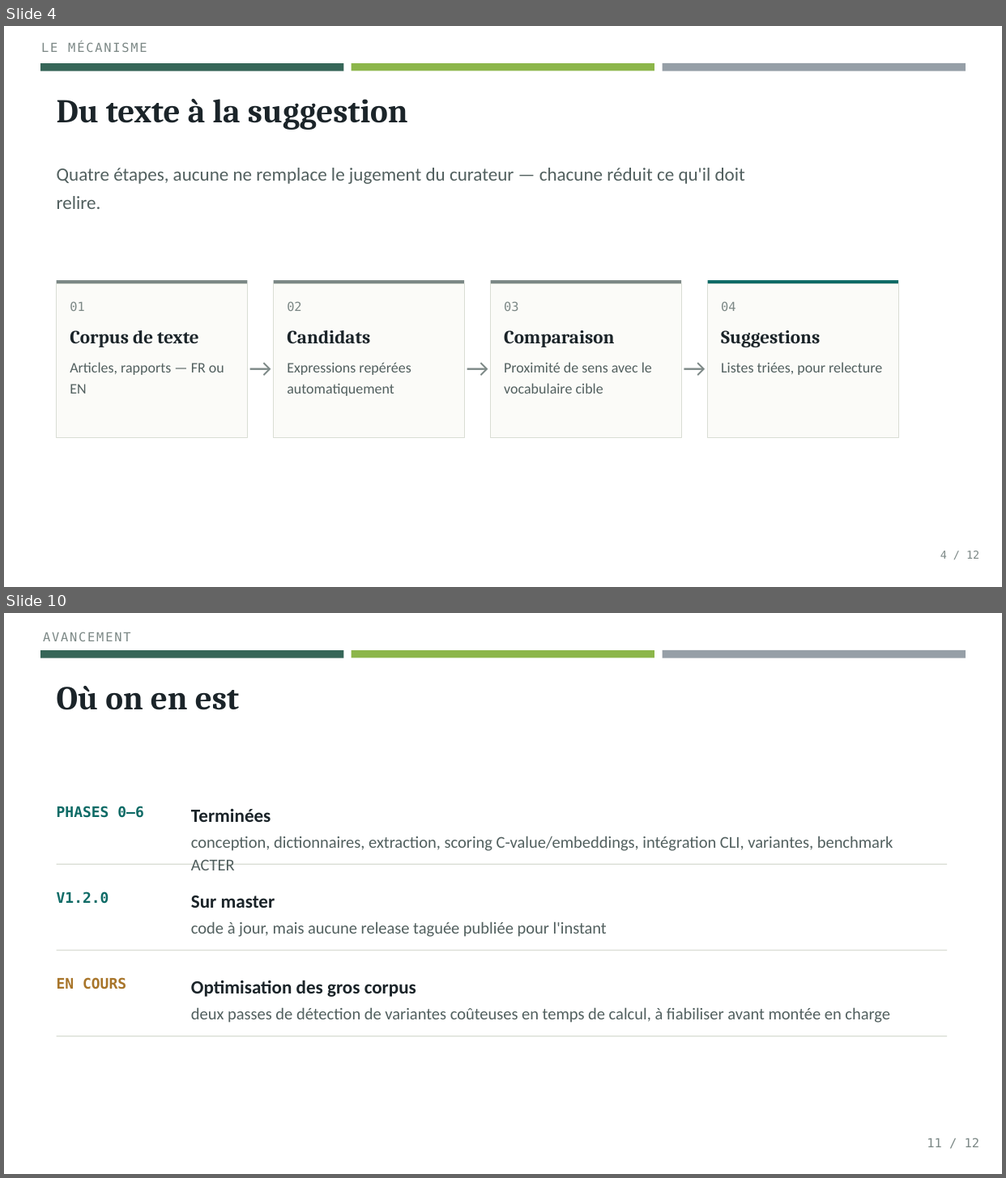
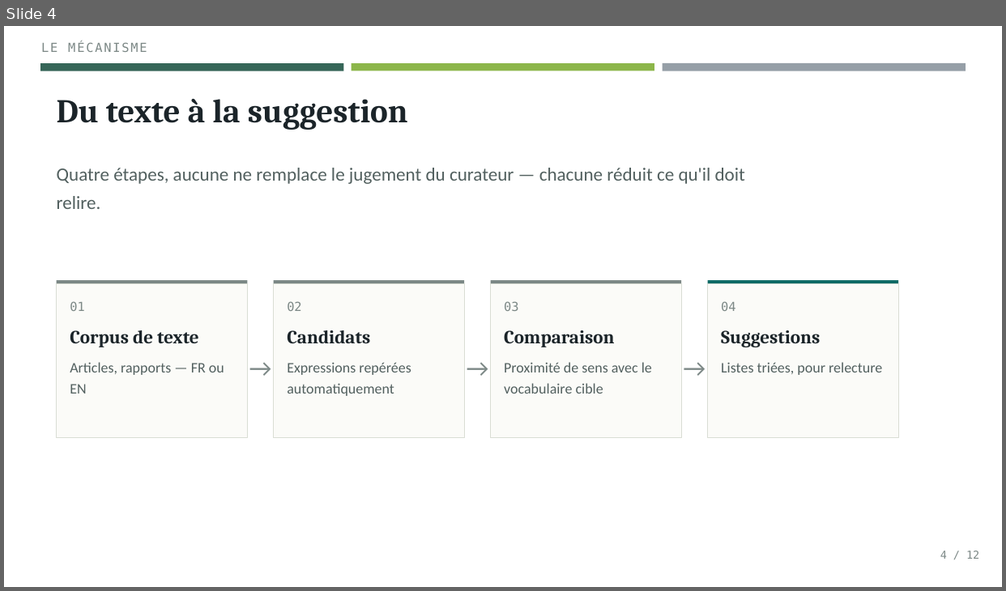
Before and after one commit to stephane54/loterre-annotate, a slide deck: docs/Extraction_terminologique_v2.pptx. Shown one above the other, each under a label of ours: slides 4 and 10 before the commit, slide 4 after it; the slides between them are not shown. The pictures are 1006x1178 and 1006x591 pixels, drawn with LibreOffice and Linux fonts; fonts in the diff are those of the drawing. Boxes give left, top, right and bottom in pixels: in the first picture for what was removed or moved away, otherwise in the second. Text is boxed around its words. In the diff, an @@ line names an element or a change of style, - is before the commit and + after.

Commit message:
release: loterre-annotate v1.10.0

```diff
--- a/docs/Extraction_terminologique_v2.pptx
+++ b/docs/Extraction_terminologique_v2.pptx
@@ slide 10 removed at [4, 613, 1002, 1174], background #FFFFFF; not listed: 3 template elements that a slide beside it also shows @@
@@ text removed at [43, 632, 131, 641] @@
-AVANCEMENT
@@ text removed at [57, 686, 239, 710] @@
-Où on en est
@@ text removed at [57, 806, 143, 818] @@
-PHASES 0–6
@@ text removed at [191, 809, 270, 822] @@
-Terminées
@@ text removed at [191, 836, 893, 871] @@
-conception, dictionnaires, extraction, scoring C-value/embeddings, intégration CLI, variantes, benchmark ACTER
@@ rectangle removed at [57, 864, 948, 865] @@
@@ text removed at [57, 892, 109, 904] @@
-V1.2.0
@@ text removed at [191, 896, 275, 908] @@
-Sur master
@@ text removed at [191, 922, 607, 937] @@
-code à jour, mais aucune release taguée publiée pour l'instant
@@ rectangle removed at [57, 950, 948, 951] @@
@@ text removed at [57, 977, 126, 990] @@
-EN COURS
@@ text removed at [191, 980, 416, 997] @@
-Optimisation des gros corpus
@@ text removed at [191, 1007, 890, 1023] @@
-deux passes de détection de variantes coûteuses en temps de calcul, à fiabiliser avant montée en charge
@@ rectangle removed at [57, 1036, 948, 1037] @@
@@ text removed at [927, 1138, 980, 1148] @@
-11 / 12
```
Also in this commit, not shown: 7 slides changed, 1 other slide removed, 14 other files.
